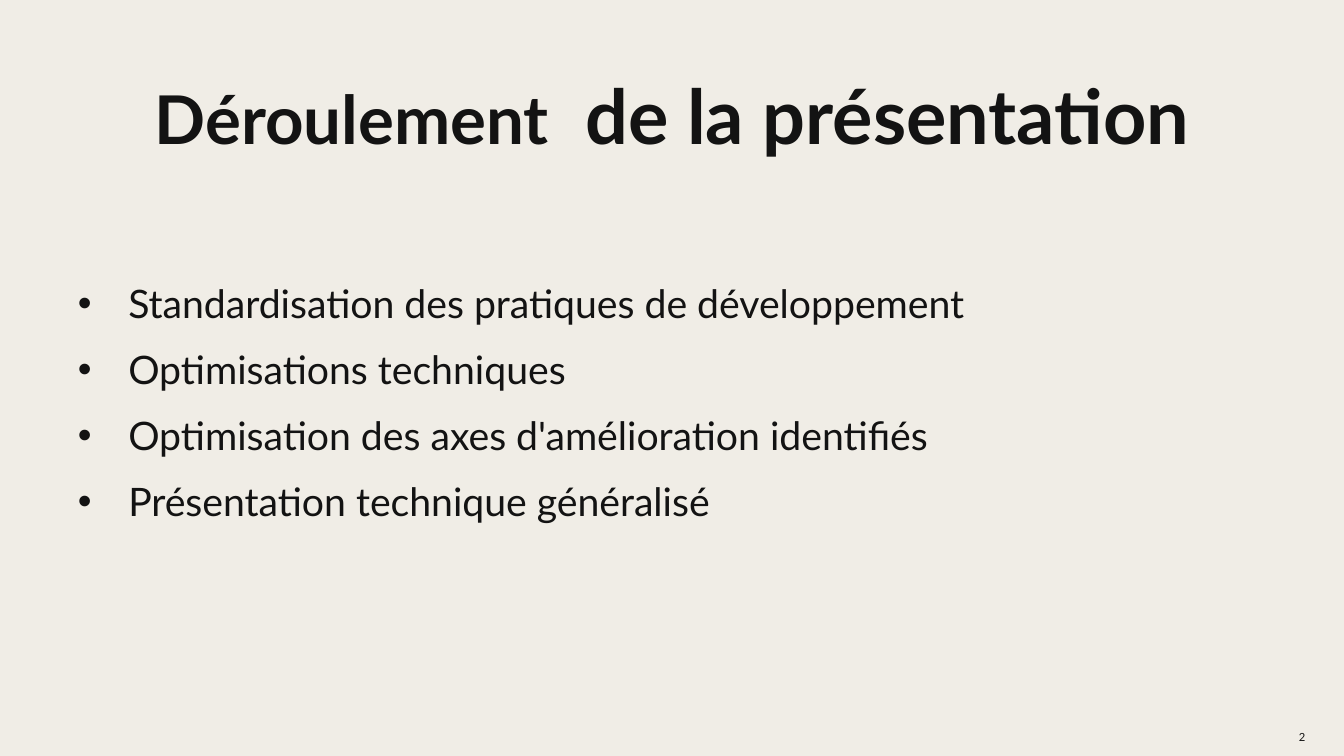
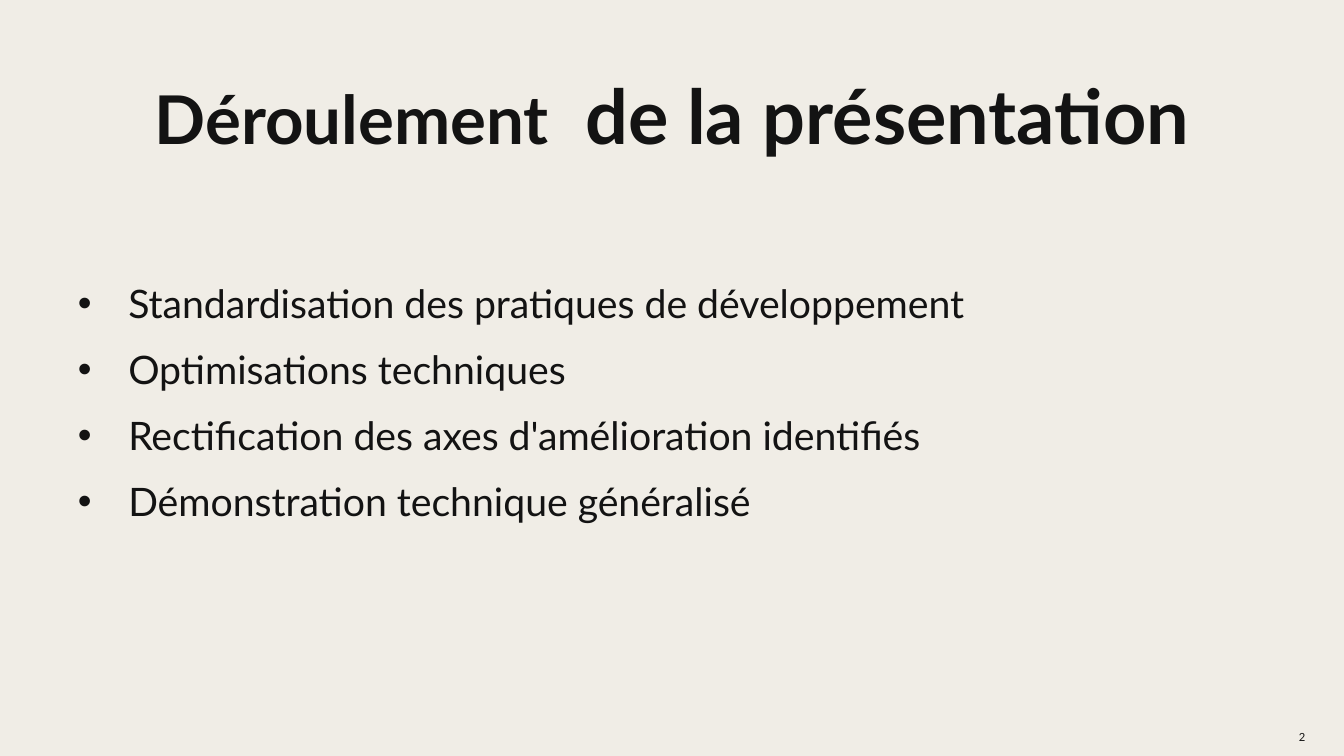
Before and after one commit to SashLamb/Trips-Roads, a slide deck: slide 2 of Documents/Presentation_S4.pptx. Drawn at 1344x756 pixels with LibreOffice and Linux fonts; fonts in the diff are those of the drawing; background and template pictures are left out. Boxes give left, top, right and bottom in pixels: in the first picture for what was removed or moved away, otherwise in the second. Text is boxed around its words. In the diff, an @@ line names an element or a change of style, - is before the commit and + after.

```diff
--- a/Documents/Presentation_S4.pptx
+++ b/Documents/Presentation_S4.pptx
@@ text at <box>128,421,921,523</box>: text changed @@
-• Optimisation des axes d'amélioration identifiés
-• Présentation technique généralisé
+• Rectification des axes d'amélioration identifiés
+• Démonstration technique généralisé
```
Also in this commit, not shown: 9 other slides changed.
